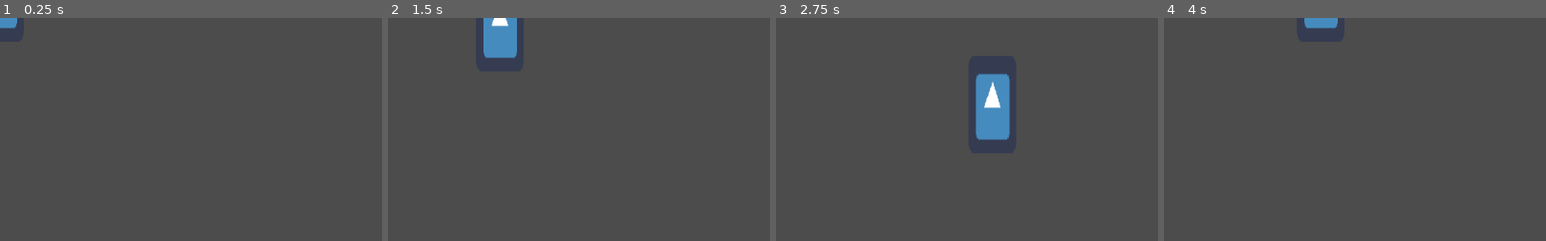
Above: before the commit, frames 1-4 (left to right).
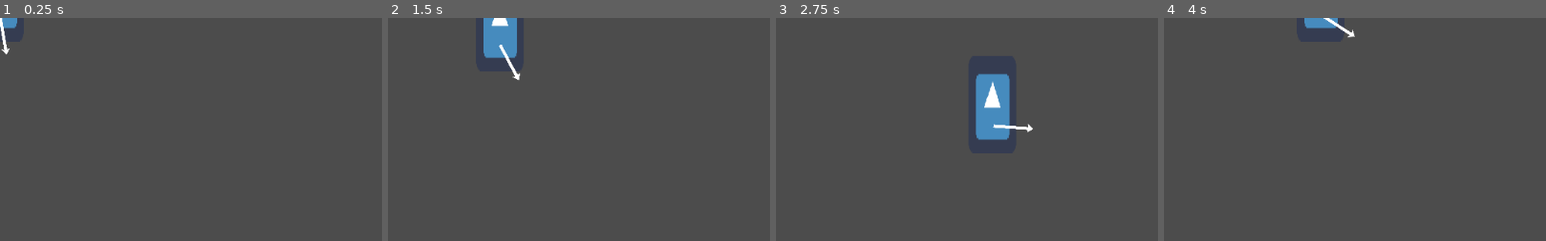
Above: after the commit, the same moments.

Repository: CcCcCc99/SVG_Project
Game: Godot game, scene res://scenes/prefabs/Player.tscn
Same seed, same stepped clock (60 frames per second), same inputs: the game is played once before the commit and once after it. The project has no main scene, so this scene is started directly. The engine's default icon, where the game draws it, is replaced by a stand-in: a white triangle on a blue panel in a dark square.
Inputs (mouse positions are % of the whole screen's width and height, from its top left):
- Up to frame 1 (0.25 s): no input
- Up to frame 2 (1.5 s): tap Enter at 0.5 s; move the mouse to (72, 45) at 0.52 s; hold D (right) 0.53-1.28 s; move the mouse to (30, 55) at 1.27 s; hold S (down) from 1.28 s (still down)
- Up to frame 3 (2.75 s): move the mouse to (60, 28) at 2.02 s; release S (down) at 2.03 s; hold D (right) from 2.03 s (still down)
- Up to frame 4 (4 s): move the mouse to (45, 70) at 2.77 s; release D (right) at 2.78 s; hold W (up) 2.78-3.53 s; move the mouse to (80, 65) at 3.52 s; hold A (left) from 3.53 s (still down)
The pictures show only the part of the screen within x 0-50%, y 0-50%; the shares and areas given below are measured in that part.

The runs differ from the first frame. In frame 1, 0.2% of the frame differs, in the area x 0-3%, y 0-17%; in frame 2, 0.2%, in the area x 29-35%, y 11-28%; in frame 3, 0.2%; in frame 4, 0.2%.

Commit message:
Implementato puntatore

Diff:
--- a/src/scenes/prefabs/Player.tscn
+++ b/src/scenes/prefabs/Player.tscn
@@ -1,10 +1,11 @@
-[gd_scene load_steps=4 format=2]
+[gd_scene load_steps=5 format=2]
 
 [ext_resource path="res://icon.png" type="Texture" id=1]
 [ext_resource path="res://scripts/Player.gd" type="Script" id=2]
+[ext_resource path="res://arrow.png" type="Texture" id=3]
 
 [sub_resource type="RectangleShape2D" id=1]
-extents = Vector2( 30, 62.5 )
+extents = Vector2( 30, 63.125 )
 
 [node name="Player" type="KinematicBody2D"]
 script = ExtResource( 2 )
@@ -15,6 +16,17 @@
 scale = Vector2( 1, 2.04688 )
 texture = ExtResource( 1 )
 
-[node name="CollisionShape2D" type="CollisionShape2D" parent="."]
-position = Vector2( 0, -32.5 )
+[node name="Collider" type="CollisionShape2D" parent="."]
+position = Vector2( 0, -33.875 )
 shape = SubResource( 1 )
+
+[node name="Arrow" type="Node2D" parent="."]
+position = Vector2( 0, -5 )
+__meta__ = {
+"_edit_group_": true
+}
+
+[node name="Sprite" type="Sprite" parent="Arrow"]
+position = Vector2( 28.2737, 5.36442e-07 )
+scale = Vector2( 0.104399, 0.142857 )
+texture = ExtResource( 3 )
--- a/src/scripts/Player.gd
+++ b/src/scripts/Player.gd
@@ -1,6 +1,7 @@
 extends KinematicBody2D
 
 export var speed = 20000
+export var distance = 50
 
 # Called when the node enters the scene tree for the first time.
 func _ready():
@@ -12,5 +13,13 @@
 	var horizontal = Input.get_action_strength("right") - Input.get_action_strength("left")
 	var vertcal = Input.get_action_strength("down") - Input.get_action_strength("up")
 	var velocity = Vector2(horizontal,vertcal).normalized()*speed
+	$Arrow.look_at(get_global_mouse_position())
+	var angle = $Arrow.transform.get_rotation()
+	if angle < 0:
+		$Arrow.z_index = -1
+	else:
+		$Arrow.z_index = 0
+	var direction = Vector2(cos(angle), sin(angle))
+	print(direction*distance)
 # warning-ignore:return_value_discarded
 	move_and_slide(velocity * delta)
Binary file added: src/arrow.png
Not shown, added: src/arrow.png.import
Not shown, added: src/.fuse_hidden00000e9f004a8cc1
